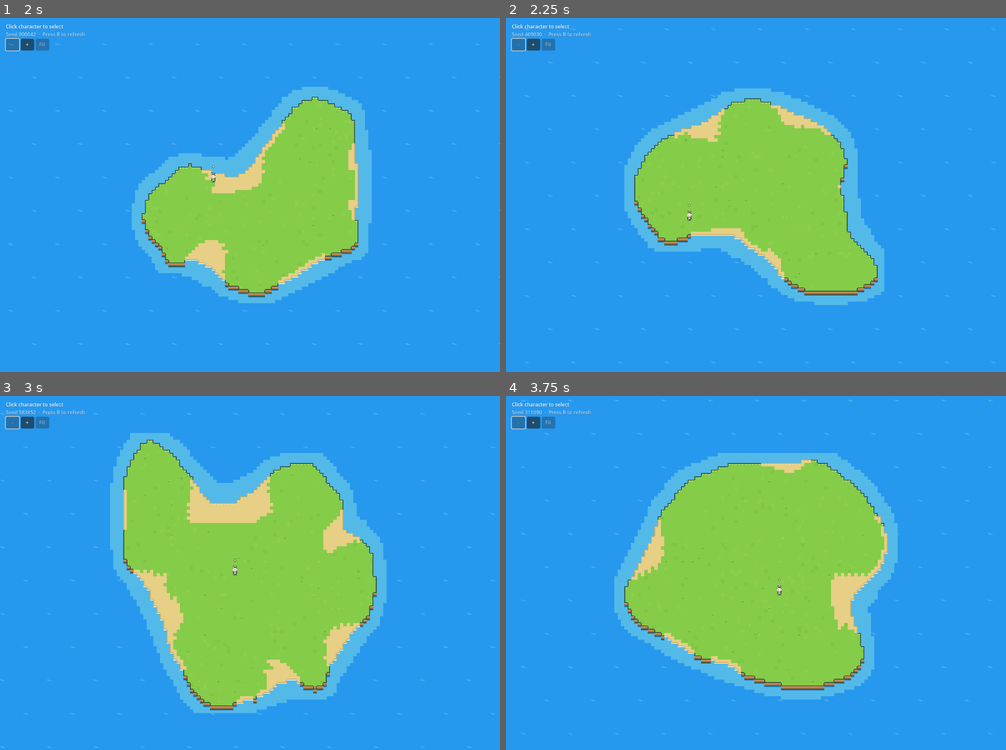
Above: before the commit, frames 1-4 (two rows, left to right).
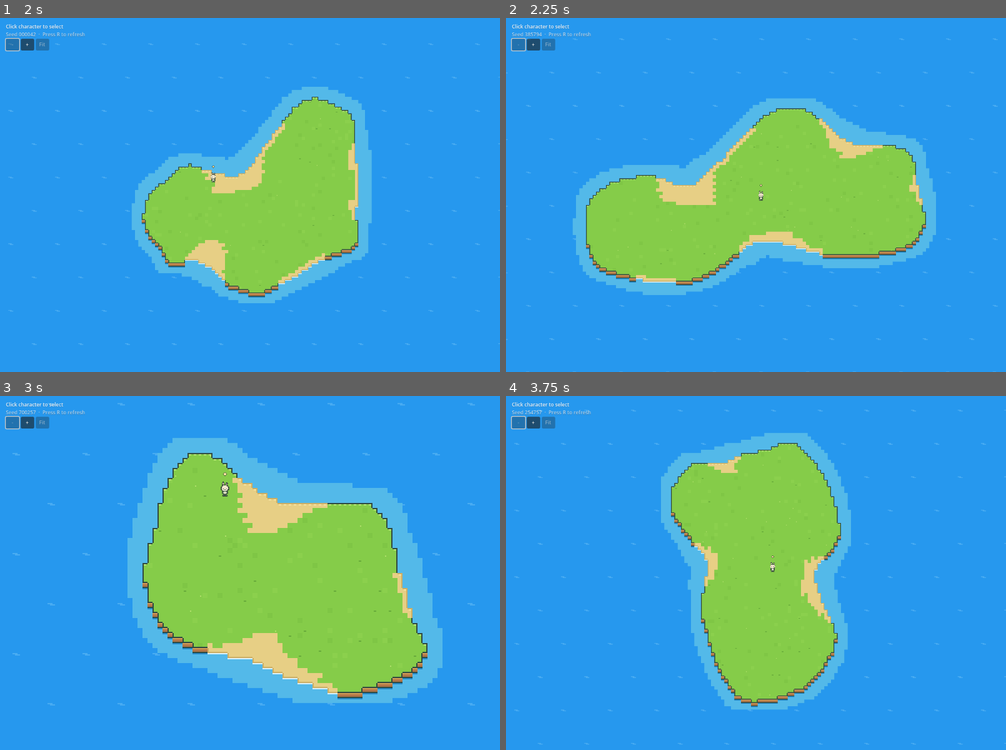
Above: after the commit, the same moments.

Repository: nagbharat92/a-long-table
Game: Godot game, scene res://main.tscn
The game is run twice, just before and just after one commit, with the same random seed, the same clock (stepped at 60 frames per second) and the same inputs.
Inputs (mouse positions are in pixels of both pictures, inside the frame that each line leads up to):
- Up to frame 1 (2 s): click "+" at 0.5 s; click "-" at 1.25 s
- Up to frame 2 (2.25 s): tap R at 2, 2.1 s; move the mouse to (866, 177) at 2.02 s; hold D from 2.03 s (still down); click (866, 177) at 2.17 s
- Up to frame 3 (3 s): tap R at 2.75, 2.85 s; move the mouse to (150, 590) at 2.77 s; release D at 2.78 s; hold S from 2.78 s (still down)
- Up to frame 4 (3.75 s): tap R at 3.5, 3.6 s; move the mouse to (806, 495) at 3.52 s; release S at 3.53 s; hold D from 3.53 s (still down)

Frame 1 is identical in both runs. In frame 2, 23% of the frame differs, in the area x 0-99%, y 3-100%; in frame 3, 25%, in the area x 0-99%, y 1-100%; in frame 4, 18%.

Commit message:
Rename game to a long table
Co-authored-by: Copilot <223556219+Copilot@users.noreply.github.com>

Diff:
--- a/main.tscn
+++ b/main.tscn
@@ -2,7 +2,7 @@
 
 [ext_resource type="Script" path="res://scripts/main.gd" id="1"]
 
-[node name="IslandLab" type="Control"]
+[node name="a long table" type="Control"]
 layout_mode = 3
 anchors_preset = 15
 anchor_right = 1.0
--- a/project.godot
+++ b/project.godot
@@ -1,7 +1,7 @@
 config_version=5
 
 [application]
-config/name="Island Lab"
+config/name="a long table"
 run/main_scene="res://main.tscn"
 config/features=PackedStringArray("4.4", "GL Compatibility")
 config/description="A small seeded island surrounded by water."
--- a/tests/test_interface.gd
+++ b/tests/test_interface.gd
@@ -12,6 +12,10 @@
 	root.add_child(scene)
 	await process_frame
 	await RenderingServer.frame_post_draw
+	if ProjectSettings.get_setting("application/config/name") != "a long table" or scene.name != "a long table":
+		push_error("Project and main scene must use the game name a long table.")
+		quit(1)
+		return
 	var original_cells: PackedByteArray = scene.world["cells"].duplicate()
 	var original_heights: PackedFloat32Array = scene.world["heights"].duplicate()
 	var original_seed: int = scene.world["seed"]
Not shown, changed: README.md
Not shown, changed: docs/index.html
Not shown, changed: docs/index.pck
